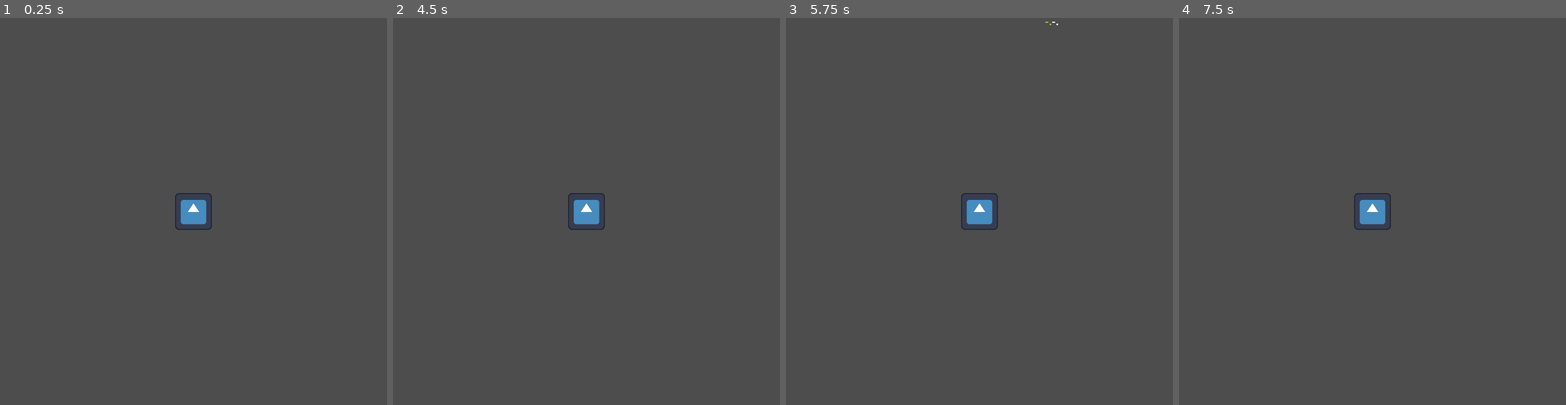
Above: before the commit, frames 1-4 (left to right).
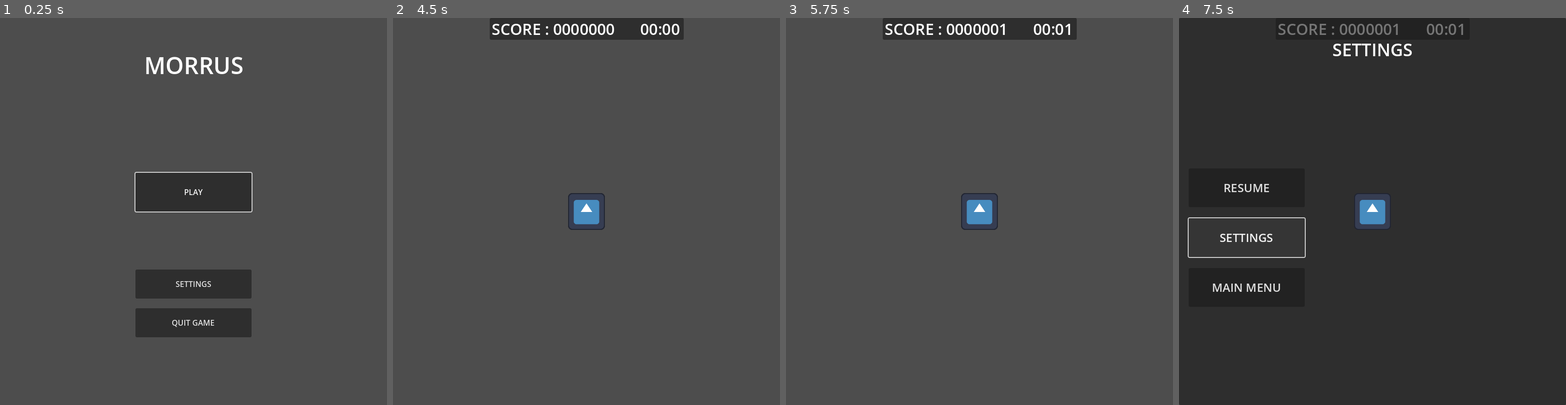
Above: after the commit, the same moments.

Repository: Reyhz/MorseVirus
Game: Godot game, scene res://menu.tscn
Same seed, same stepped clock (60 frames per second), same inputs: the game is played once before the commit and once after it. Before the commit the project starts from res://main.tscn. The engine's default icon, where the game draws it, is replaced by a stand-in: a white triangle on a blue panel in a dark square.
Inputs (mouse positions are in pixels of both pictures, inside the frame that each line leads up to):
- Up to frame 1 (0.25 s): no input
- Up to frame 2 (4.5 s): click (586, 285) at 0.5 s, where only the run after the commit has a clickable "SETTINGS"; click (586, 192) at 1.25 s, where only the run after the commit has a clickable "PLAY"; click (586, 192) at 2 s, where only the run after the commit has a clickable "PLAY"; click (586, 192) at 2.75 s, where only the run after the commit has a clickable "PLAY"; tap Enter at 3.5 s; hold Space (CHOSEN_ONE) 3.53-4.28 s; tap Space (CHOSEN_ONE) at 4.35 s
- Up to frame 3 (5.75 s): tap Enter at 5 s; hold Space (CHOSEN_ONE) from 5.03 s (still down)
- Up to frame 4 (7.5 s): release Space (CHOSEN_ONE) at 5.78 s; tap Space (CHOSEN_ONE) at 5.85 s; click (1248, 188) at 6.5 s, where only the run after the commit has a clickable "RESUME"; click (1248, 238) at 7.25 s, where only the run after the commit has a clickable "SETTINGS"

The runs differ from the first frame. In frame 1, 8.4% of the frame differs, in the area x 34-66%, y 10-83%; in frame 2, 2.8%; in frame 3, 2.8%; in frame 4, 96%, in the area x 0-100%, y 0-100%.
Error after the commit: Invalid access to property or key '0' on a base object of type 'Nil'. (res://main.gd:166)

Commit message:
Lots of new things, Score, Timer, Pause, Main Menu
Input was moved to an Autoload script, so it's handled around the whole
game instead of per script ( still have to do a second input handler for
paused nodes )
Still lots of TODO to finish :(

Diff:
--- a/enemy.gd
+++ b/enemy.gd
@@ -5,6 +5,7 @@
 var speed = 25.0: get = get_speed, set = set_speed
 
 var value = "": get = get_value, set = set_value
+@export var scoreValue = 10: get = get_score_value
 
 
 signal ded
@@ -44,6 +45,10 @@
 	return value
 
 
+func get_score_value():
+	return scoreValue
+
+
 func is_locked():
 	$Sprite2D.material.set_shader_parameter("onoff", 1.0)
 
--- /dev/null
+++ b/hud.gd
@@ -0,0 +1,26 @@
+extends Control
+
+var gameTime = 0
+
+# Called when the node enters the scene tree for the first time.
+func _ready():
+	pass
+
+
+# Called every frame. 'delta' is the elapsed time since the previous frame.
+func _process(delta):
+	if !get_tree().paused:
+		gameTime += delta
+		%Time.text = convert_time(int(gameTime))
+
+
+func convert_time(time: int):
+	var seconds = time % 60
+	@warning_ignore("integer_division") # Shut up editor I don't care about decimal part
+	var minutes = (time / 60) % 60
+
+	return "%02d:%02d" % [minutes, seconds]
+
+
+func update_score(score: int):
+	%ScoreHud.text = "SCORE : %07d" % score
--- /dev/null
+++ b/hud.tscn
@@ -0,0 +1,245 @@
+[gd_scene load_steps=7 format=3 uid="uid://hennvjauu7ii"]
+
+[ext_resource type="Script" path="res://hud.gd" id="1_athlr"]
+[ext_resource type="Script" path="res://pause_controller.gd" id="2_s5uph"]
+
+[sub_resource type="StyleBoxFlat" id="StyleBoxFlat_d0rh8"]
+bg_color = Color(0.6, 0.6, 0.6, 0)
+
+[sub_resource type="SystemFont" id="SystemFont_kbwwd"]
+font_names = PackedStringArray("Atkinson Hyperlegible")
+subpixel_positioning = 0
+
+[sub_resource type="SystemFont" id="SystemFont_igqbm"]
+font_names = PackedStringArray("Atkinson Hyperlegible")
+
+[sub_resource type="SystemFont" id="SystemFont_5d376"]
+font_names = PackedStringArray("Atkinson Hyperlegible")
+
+[node name="Hud" type="Control"]
+layout_mode = 3
+anchors_preset = 15
+anchor_right = 1.0
+anchor_bottom = 1.0
+grow_horizontal = 2
+grow_vertical = 2
+script = ExtResource("1_athlr")
+
+[node name="GameOverController" type="PanelContainer" parent="."]
+visible = false
+layout_mode = 1
+anchors_preset = 8
+anchor_left = 0.5
+anchor_top = 0.5
+anchor_right = 0.5
+anchor_bottom = 0.5
+offset_left = -300.0
+offset_top = -300.0
+offset_right = 300.0
+offset_bottom = 300.0
+grow_horizontal = 2
+grow_vertical = 2
+size_flags_horizontal = 4
+theme_override_styles/panel = SubResource("StyleBoxFlat_d0rh8")
+
+[node name="MarginContainer" type="MarginContainer" parent="GameOverController"]
+layout_mode = 2
+theme_override_constants/margin_top = 40
+theme_override_constants/margin_bottom = 10
+
+[node name="VBoxContainer" type="VBoxContainer" parent="GameOverController/MarginContainer"]
+layout_mode = 2
+
+[node name="GameOver" type="Label" parent="GameOverController/MarginContainer/VBoxContainer"]
+layout_mode = 2
+theme_override_fonts/font = SubResource("SystemFont_kbwwd")
+theme_override_font_sizes/font_size = 32
+text = "YOUR CAT GIFS GOT STOLEN !"
+horizontal_alignment = 1
+vertical_alignment = 1
+
+[node name="Spacer" type="Control" parent="GameOverController/MarginContainer/VBoxContainer"]
+custom_minimum_size = Vector2(0, 150)
+layout_mode = 2
+size_flags_vertical = 3
+
+[node name="TimeSurvived" type="Label" parent="GameOverController/MarginContainer/VBoxContainer"]
+unique_name_in_owner = true
+layout_mode = 2
+theme_override_fonts/font = SubResource("SystemFont_kbwwd")
+theme_override_font_sizes/font_size = 32
+text = "TIME SURVIVED : "
+horizontal_alignment = 1
+vertical_alignment = 1
+
+[node name="Spacer2" type="Control" parent="GameOverController/MarginContainer/VBoxContainer"]
+custom_minimum_size = Vector2(0, 30)
+layout_mode = 2
+
+[node name="Score" type="Label" parent="GameOverController/MarginContainer/VBoxContainer"]
+unique_name_in_owner = true
+layout_mode = 2
+theme_override_fonts/font = SubResource("SystemFont_kbwwd")
+theme_override_font_sizes/font_size = 32
+text = "SCORE : "
+horizontal_alignment = 1
+vertical_alignment = 1
+
+[node name="HighScore" type="Label" parent="GameOverController/MarginContainer/VBoxContainer"]
+unique_name_in_owner = true
+layout_mode = 2
+theme_override_fonts/font = SubResource("SystemFont_kbwwd")
+theme_override_font_sizes/font_size = 32
+text = "HIGH-SCORE : XXX"
+horizontal_alignment = 1
+vertical_alignment = 1
+
+[node name="Spacer3" type="Control" parent="GameOverController/MarginContainer/VBoxContainer"]
+custom_minimum_size = Vector2(0, 100)
+layout_mode = 2
+size_flags_vertical = 3
+
+[node name="Exit" type="Label" parent="GameOverController/MarginContainer/VBoxContainer"]
+layout_mode = 2
+theme_override_fonts/font = SubResource("SystemFont_kbwwd")
+theme_override_font_sizes/font_size = 32
+text = "PRESS [BUTTON] TO GO TO MAIN MENU"
+horizontal_alignment = 1
+vertical_alignment = 1
+
+[node name="HudContainer" type="PanelContainer" parent="."]
+layout_mode = 1
+anchors_preset = 5
+anchor_left = 0.5
+anchor_right = 0.5
+offset_left = -164.0
+offset_right = 164.0
+offset_bottom = 35.0
+grow_horizontal = 2
+
+[node name="HBoxContainer" type="HBoxContainer" parent="HudContainer"]
+layout_mode = 2
+
+[node name="Control" type="Control" parent="HudContainer/HBoxContainer"]
+layout_mode = 2
+size_flags_horizontal = 3
+
+[node name="ScoreHud" type="Label" parent="HudContainer/HBoxContainer"]
+unique_name_in_owner = true
+custom_minimum_size = Vector2(250, 0)
+layout_mode = 2
+theme_override_fonts/font = SubResource("SystemFont_kbwwd")
+theme_override_font_sizes/font_size = 32
+text = "SCORE : 1234567"
+horizontal_alignment = 1
+vertical_alignment = 1
+
+[node name="Control3" type="Control" parent="HudContainer/HBoxContainer"]
+custom_minimum_size = Vector2(40, 0)
+layout_mode = 2
+
+[node name="Time" type="Label" parent="HudContainer/HBoxContainer"]
+unique_name_in_owner = true
+custom_minimum_size = Vector2(90, 0)
+layout_mode = 2
+theme_override_fonts/font = SubResource("SystemFont_kbwwd")
+theme_override_font_sizes/font_size = 32
+text = "XX:XX"
+horizontal_alignment = 1
+vertical_alignment = 1
+
+[node name="Control2" type="Control" parent="HudContainer/HBoxContainer"]
+layout_mode = 2
+size_flags_horizontal = 3
+
+[node name="PauseContainer" type="PanelContainer" parent="."]
+process_mode = 2
+visible = false
+layout_mode = 1
+anchors_preset = 15
+anchor_right = 1.0
+anchor_bottom = 1.0
+grow_horizontal = 2
+grow_vertical = 2
+script = ExtResource("2_s5uph")
+
+[node name="MarginContainer" type="MarginContainer" parent="PauseContainer"]
+layout_mode = 2
+theme_override_constants/margin_left = 20
+theme_override_constants/margin_top = 40
+theme_override_constants/margin_right = 20
+theme_override_constants/margin_bottom = 40
+
+[node name="VBoxContainer" type="VBoxContainer" parent="PauseContainer/MarginContainer"]
+layout_mode = 2
+
+[node name="Settings" type="Label" parent="PauseContainer/MarginContainer/VBoxContainer"]
+layout_mode = 2
+theme_override_fonts/font = SubResource("SystemFont_igqbm")
+theme_override_font_sizes/font_size = 36
+text = "SETTINGS"
+horizontal_alignment = 1
+vertical_alignment = 1
+
+[node name="Control" type="Control" parent="PauseContainer/MarginContainer/VBoxContainer"]
+custom_minimum_size = Vector2(0, 50)
+layout_mode = 2
+
+[node name="HBoxContainer" type="HBoxContainer" parent="PauseContainer/MarginContainer/VBoxContainer"]
+layout_mode = 2
+size_flags_vertical = 3
+
+[node name="Buttons" type="VBoxContainer" parent="PauseContainer/MarginContainer/VBoxContainer/HBoxContainer"]
+custom_minimum_size = Vector2(240, 0)
+layout_mode = 2
+
+[node name="Control" type="Control" parent="PauseContainer/MarginContainer/VBoxContainer/HBoxContainer/Buttons"]
+layout_mode = 2
+size_flags_vertical = 3
+
+[node name="Resume" type="Button" parent="PauseContainer/MarginContainer/VBoxContainer/HBoxContainer/Buttons"]
+unique_name_in_owner = true
+custom_minimum_size = Vector2(0, 80)
+layout_mode = 2
+theme_override_fonts/font = SubResource("SystemFont_5d376")
+theme_override_font_sizes/font_size = 24
+button_mask = 0
+text = "RESUME"
+
+[node name="Control3" type="Control" parent="PauseContainer/MarginContainer/VBoxContainer/HBoxContainer/Buttons"]
+custom_minimum_size = Vector2(0, 15)
+layout_mode = 2
+
+[node name="Settings" type="Button" parent="PauseContainer/MarginContainer/VBoxContainer/HBoxContainer/Buttons"]
+unique_name_in_owner = true
+custom_minimum_size = Vector2(0, 80)
+layout_mode = 2
+theme_override_fonts/font = SubResource("SystemFont_5d376")
+theme_override_font_sizes/font_size = 24
+button_mask = 0
+text = "SETTINGS"
+
+[node name="Control4" type="Control" parent="PauseContainer/MarginContainer/VBoxContainer/HBoxContainer/Buttons"]
+custom_minimum_size = Vector2(0, 15)
+layout_mode = 2
+
+[node name="MainMenu" type="Button" parent="PauseContainer/MarginContainer/VBoxContainer/HBoxContainer/Buttons"]
+unique_name_in_owner = true
+custom_minimum_size = Vector2(0, 80)
+layout_mode = 2
+theme_override_fonts/font = SubResource("SystemFont_5d376")
+theme_override_font_sizes/font_size = 24
+button_mask = 0
+text = "MAIN MENU"
+
+[node name="Control2" type="Control" parent="PauseContainer/MarginContainer/VBoxContainer/HBoxContainer/Buttons"]
+layout_mode = 2
+size_flags_vertical = 3
+
+[node name="Control" type="Control" parent="PauseContainer/MarginContainer/VBoxContainer/HBoxContainer"]
+custom_minimum_size = Vector2(30, 0)
+layout_mode = 2
+
+[node name="Test" type="VBoxContainer" parent="PauseContainer/MarginContainer/VBoxContainer/HBoxContainer"]
+layout_mode = 2
+size_flags_horizontal = 3
--- /dev/null
+++ b/input_controller.gd
@@ -0,0 +1,33 @@
+extends Node
+
+@export var longPressTime = 0.200
+var pressTime = 0
+
+signal pressed
+signal shortPress
+signal longPress(pressedTime)
+
+
+func _ready():
+	pass
+
+
+func _process(delta):
+	if Input.is_action_pressed("CHOSEN_ONE"):
+		pressTime += delta
+
+	if Input.is_action_just_released("CHOSEN_ONE"):
+		pressed.emit()
+		if pressTime >= longPressTime:
+			print_debug("LONGPRESS // " + str(pressTime))
+			longPress.emit(pressTime)
+		else:
+			shortPress.emit()
+			print_debug("SHORTPRESS")
+
+		pressTime = 0
+
+
+func _notification(what):
+	if what == NOTIFICATION_WM_CLOSE_REQUEST:
+		get_tree().quit()
--- a/main.gd
+++ b/main.gd
@@ -1,11 +1,13 @@
-extends Node2D
+extends Node
 
 @export var longPress = 0.200 # Time in millisecond to consider input as a Dash
 var pressTime = 0
 
 @export var mobScene: PackedScene
 @onready var player = $Player
-var health = 100: get = get_health, set = set_health
+var health = 10: get = get_health, set = set_health
+var score = 0: get = get_score
+var gameTime = 0
 
 var maxEnemies = 20
 var currEnemies = 0
@@ -44,9 +46,18 @@
 	"Z": "--.."
 }
 
+# TODOLIST:
+# Tutorial window for first time player --> button to access it if player forgor
+# Diffculty setting --> More enemy / Higher Speed / More complex words ?
+# WARNING Don't forget to do textures, and sound if time allows it ( only 2d left )
+# More mechanics ( if time allows it ) --> powerups, roguelike ( lol ?), deckbuilding ( wth reyhz? )
+
+
 # Called when the node enters the scene tree for the first time.
 func _ready():
-	pass # Replace with function body.
+	InputController.longPress.connect(_on_long_press)
+	InputController.shortPress.connect(_on_short_press)
+	$Hud.update_score(score)
 
 
 # Called every frame. 'delta' is the elapsed time since the previous frame.
@@ -63,20 +74,6 @@
 			lockedValue = lockedEnemy.value
 			lockedEnemy.is_locked()
 	elif locked:
-		if Input.is_action_pressed("CHOSEN_ONE"):
-			pressTime += delta
-
-		if Input.is_action_just_released("CHOSEN_ONE"):
-			# TODO: Refactor this code ( method to check if next val is the right one ? )
-			if pressTime > longPress:
-				if lockedValue[currValue.length()] == "-":
-					currValue += "-"
-			else:
-				if lockedValue[currValue.length()] == ".":
-					currValue += "."
-			lockedEnemy.update_text(currValue)
-			pressTime = 0
-
 		if currValue == lockedValue:
 			kill_enemy(lockedEnemy)
 
@@ -85,8 +82,17 @@
 	return health
 
 
+func get_score():
+	return score
+
+
 func set_health(value):
 	health = value
+
+
+func add_score(toAdd):
+	score += toAdd
+	$Hud.update_score(score)
 
 
 func kill_enemy(enemy: Node2D):
@@ -95,13 +101,24 @@
 	if enemy == lockedEnemy:
 		locked = false
 		currValue = ""
+		add_score(enemy.scoreValue)
 
 
 func damage_player(damage):
 	health -= damage
 	if(health <= 0):
-		# TODO: Game Over Screen
-		pass
+		game_over()
+
+
+func game_over():
+	# TODO: if time allows it make different game over texts !
+	$Hud/%TimeSurvived.text += $Hud.convert_time(int($Hud.gameTime))
+	$Hud/%Score.text += str(score)
+	$Hud/%HighScore.text = "." # TODO: HighScore value
+	$Hud/GameOverController.show()
+
+	await InputController.pressed
+	get_tree().change_scene_to_file("res://menu.tscn")
 
 
 func _get_closest_enemy():
@@ -139,3 +156,22 @@
 
 func _on_mob_ded():
 	currEnemies -= 1
+
+
+func _on_timer_timeout():
+	add_score(1)
+
+
+func _on_short_press():
+	if lockedValue[currValue.length()] == "." && locked:
+		currValue += "."
+		lockedEnemy.update_text(currValue)
+
+
+func _on_long_press(pressedTime):
+	if pressedTime >= 0.750:
+		$Hud/PauseContainer.show()
+		get_tree().paused = true
+	elif lockedValue[currValue.length()] == "-" && locked:
+		currValue += "-"
+		lockedEnemy.update_text(currValue)
--- a/main.tscn
+++ b/main.tscn
@@ -1,8 +1,9 @@
-[gd_scene load_steps=6 format=3 uid="uid://bud8efaqi8i1d"]
+[gd_scene load_steps=7 format=3 uid="uid://bud8efaqi8i1d"]
 
 [ext_resource type="PackedScene" uid="uid://c6g7vfdtxfyiu" path="res://enemy.tscn" id="1_3itav"]
 [ext_resource type="Texture2D" uid="uid://gmkf0i62k58n" path="res://icon.svg" id="1_o0shy"]
 [ext_resource type="Script" path="res://main.gd" id="1_wu8vw"]
+[ext_resource type="PackedScene" uid="uid://hennvjauu7ii" path="res://hud.tscn" id="4_cgksi"]
 
 [sub_resource type="Curve2D" id="Curve2D_upvow"]
 bake_interval = 4.0
@@ -14,9 +15,12 @@
 [sub_resource type="CircleShape2D" id="CircleShape2D_mac2y"]
 radius = 63.421
 
-[node name="main" type="Node2D"]
+[node name="main" type="Node"]
 script = ExtResource("1_wu8vw")
 mobScene = ExtResource("1_3itav")
+
+[node name="Hud" parent="." instance=ExtResource("4_cgksi")]
+top_level = true
 
 [node name="Spawner" type="Path2D" parent="."]
 position = Vector2(400, 400)
@@ -40,5 +44,9 @@
 wait_time = 3.0
 autostart = true
 
+[node name="Timer" type="Timer" parent="."]
+autostart = true
+
 [connection signal="body_entered" from="Player/Area2D" to="." method="_on_area_2d_body_entered"]
 [connection signal="timeout" from="MobSpawn" to="." method="_on_mob_spawn_timeout"]
+[connection signal="timeout" from="Timer" to="." method="_on_timer_timeout"]
--- /dev/null
+++ b/menu.gd
@@ -0,0 +1,40 @@
+extends Control
+
+var buttonsArray = null
+var index = 0
+var selected = null
+
+# Called when the node enters the scene tree for the first time.
+func _ready():
+	get_tree().paused = false # We unpause the tree here in case the last scene was paused
+	InputController.shortPress.connect(_on_short_press)
+	InputController.longPress.connect(_on_long_press)
+
+	buttonsArray = $Buttons.get_children(true)
+	selected = buttonsArray[index]
+	selected.grab_focus()
+
+
+# Called every frame. 'delta' is the elapsed time since the previous frame.
+func _process(delta):
+	pass
+
+
+func _on_short_press():
+	index += 1
+	selected = buttonsArray[index % buttonsArray.size()]
+	selected.grab_focus()
+
+
+func _on_long_press(pressTime):
+	button_handler(selected)
+
+
+func button_handler(button: Button):
+	match button.name:
+		"Play":
+			get_tree().change_scene_to_file("res://main.tscn")
+		"Settings":
+			print_debug("SETTINGS")
+		"Quit":
+			get_tree().root.propagate_notification(NOTIFICATION_WM_CLOSE_REQUEST)
--- /dev/null
+++ b/menu.tscn
@@ -0,0 +1,60 @@
+[gd_scene load_steps=3 format=3 uid="uid://rq3xxvljvngx"]
+
+[ext_resource type="Script" path="res://menu.gd" id="1_tdpw8"]
+
+[sub_resource type="SystemFont" id="SystemFont_ynyil"]
+font_names = PackedStringArray("Atkinson Hyperlegible")
+
+[node name="Menu" type="Control"]
+layout_mode = 3
+anchors_preset = 15
+anchor_right = 1.0
+anchor_bottom = 1.0
+grow_horizontal = 2
+grow_vertical = 2
+script = ExtResource("1_tdpw8")
+
+[node name="Label" type="Label" parent="."]
+layout_mode = 1
+anchors_preset = 5
+anchor_left = 0.5
+anchor_right = 0.5
+offset_left = -98.0
+offset_top = 64.0
+offset_right = 98.0
+offset_bottom = 116.0
+grow_horizontal = 2
+theme_override_fonts/font = SubResource("SystemFont_ynyil")
+theme_override_font_sizes/font_size = 48
+text = "MORRUS"
+
+[node name="Buttons" type="Node" parent="."]
+
+[node name="Play" type="Button" parent="Buttons"]
+anchors_preset = -1
+anchor_left = 0.35
+anchor_top = 0.4
+anchor_right = 0.65
+anchor_bottom = 0.5
+offset_left = -3.05176e-05
+button_mask = 0
+shortcut_in_tooltip = false
+text = "PLAY"
+
+[node name="Settings" type="Button" parent="Buttons"]
+offset_left = 280.0
+offset_top = 520.0
+offset_right = 520.0
+offset_bottom = 580.0
+button_mask = 0
+shortcut_in_tooltip = false
+text = "SETTINGS"
+
+[node name="Quit" type="Button" parent="Buttons"]
+offset_left = 280.0
+offset_top = 600.0
+offset_right = 520.0
+offset_bottom = 660.0
+button_mask = 0
+shortcut_in_tooltip = false
+text = "QUIT GAME"
--- /dev/null
+++ b/pause_controller.gd
@@ -0,0 +1,44 @@
+extends PanelContainer
+
+var longPressTime = InputController.longPressTime
+var pressTime = 0
+
+var index = 0
+var buttonArray = null
+var selected = null
+
+# Called when the node enters the scene tree for the first time.
+func _ready():
+	buttonArray = [%Resume, %Settings, %MainMenu]
+	selected = buttonArray[index]
+	selected.grab_focus()
+
+
+# Called every frame. 'delta' is the elapsed time since the previous frame.
+func _process(delta):
+	if Input.is_action_pressed("CHOSEN_ONE"):
+		pressTime += delta
+
+	if Input.is_action_just_released("CHOSEN_ONE"):
+		if pressTime >= 0.750:
+			self.hide()
+			get_tree().paused = false
+		elif pressTime >= longPressTime:
+			button_handler(selected)
+		else:
+			index += 1
+			selected = buttonArray[index % buttonArray.size()]
+			selected.grab_focus()
+
+		pressTime = 0
+
+
+func button_handler(button: Button):
+	match button.name:
+		"Resume":
+			get_tree().paused = false
+			self.hide()
+		"Settings":
+			print_debug("SETTINGS")
+		"MainMenu":
+			get_tree().change_scene_to_file("res://menu.tscn")
--- a/project.godot
+++ b/project.godot
@@ -11,9 +11,13 @@
 [application]
 
 config/name="OneButtonGameJam2024"
-run/main_scene="res://main.tscn"
+run/main_scene="res://menu.tscn"
 config/features=PackedStringArray("4.2", "GL Compatibility")
 config/icon="res://icon.svg"
+
+[autoload]
+
+InputController="*res://input_controller.gd"
 
 [display]
 
